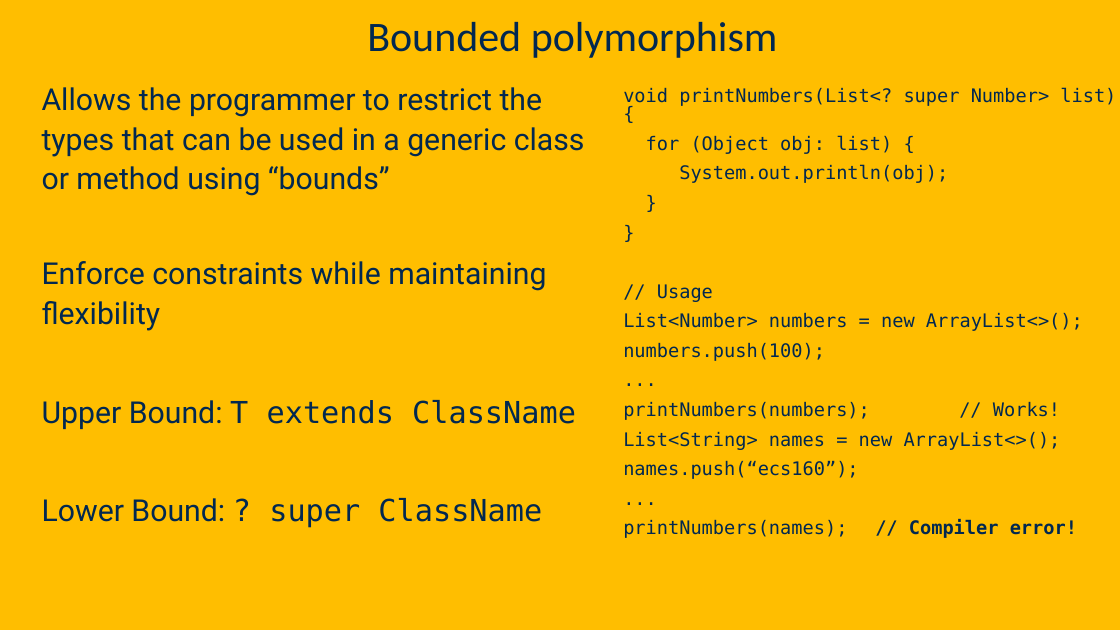
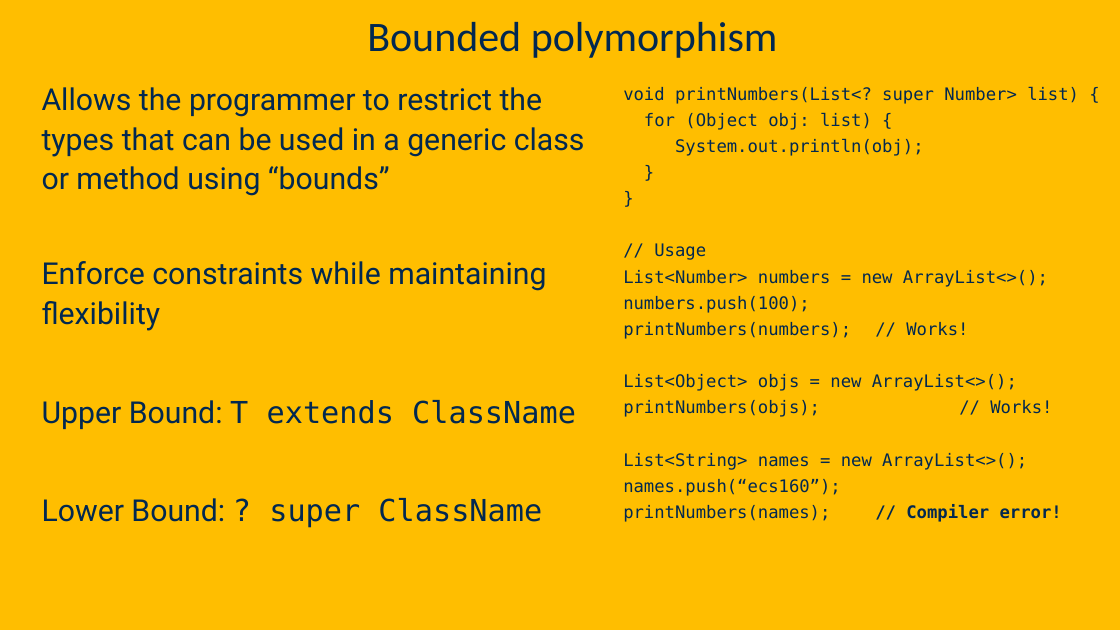
Before and after one commit to davsec-teaching/ECS160-Winter2025, a slide deck: slide 25 of slides/3_object_oriented_fundamentals.pptx (slide 21 before the commit). Drawn at 1120x630 pixels with LibreOffice and Linux fonts; fonts in the diff are those of the drawing; background and template pictures are left out. Boxes give left, top, right and bottom in pixels: in the first picture for what was removed or moved away, otherwise in the second. Text is boxed around its words. In the diff, an @@ line names an element or a change of style, - is before the commit and + after.

```diff
--- a/slides/3_object_oriented_fundamentals.pptx
+++ b/slides/3_object_oriented_fundamentals.pptx
@@ text at <box>623,86,1079,522</box>: paragraph removed @@
-...
@@ text at <box>623,86,1079,522</box>: paragraph removed @@
-...
@@ text at <box>623,86,1079,522</box>: size 16 to 14.8 pt in "void printNumbers(List<? super Number> list) {", "for (Object obj: list) {", "System.out.println(obj);", "}" and 8 more places; line spacing 0.8 to 0.7 @@
@@ text at <box>623,374,1052,417</box>: paragraphs added @@
+List<Object> objs = new ArrayList<>();
+printNumbers(objs); // Works!
```
Also in this commit, not shown: 8 other slides changed, 8 slides added.
